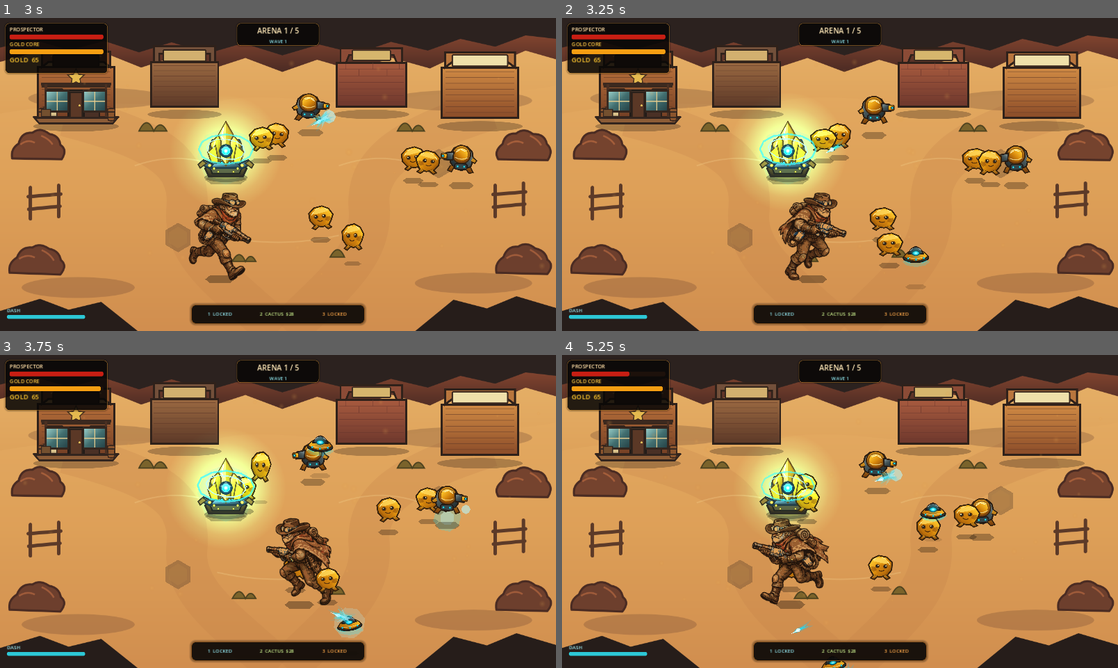
Above: before the commit, frames 1-4 (two rows, left to right).
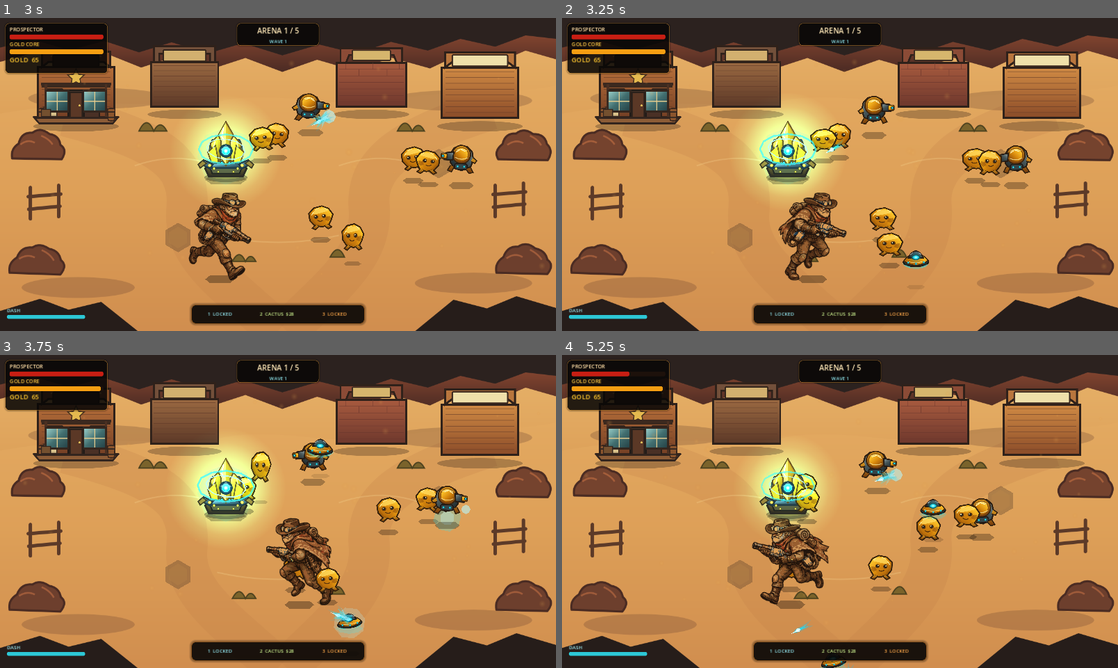
Above: after the commit, the same moments.

Repository: motomotoo1997-art/monster-quest
Game: Godot game, scene res://scenes/main/Main.tscn
Same seed, same stepped clock (60 frames per second), same inputs: the game is played once before the commit and once after it.
Inputs (mouse positions are in pixels of both pictures, inside the frame that each line leads up to):
- Up to frame 1 (3 s): click "START RUN" at 0.5 s; tap Enter at 1.25 s; move the mouse to (400, 158) at 1.27 s; hold D (move_right) 1.28-2.03 s; tap E (ability_e) at 1.35 s; move the mouse to (166, 190) at 2.02 s; hold S (move_down) 2.03-2.78 s; tap Q (ability_q) at 2.1 s; move the mouse to (333, 105) at 2.77 s; hold D (move_right) from 2.78 s (still down); tap R (ability_r) at 2.85 s
- Up to frame 2 (3.25 s): keep holding D (move_right)
- Up to frame 3 (3.75 s): move the mouse to (250, 574) at 3.52 s; release D (move_right) at 3.53 s; hold W (move_up) from 3.53 s (still down); tap 1 (build_1) at 3.6 s
- Up to frame 4 (5.25 s): move the mouse to (1006, 558) at 4.27 s; release W (move_up) at 4.28 s; hold A (move_left) from 4.28 s (still down); tap 2 (build_2) at 4.35 s; move the mouse to (673, 464) at 5.02 s; tap 3 (build_3) at 5.1 s

Frame 1 is identical in both runs. In frame 2, 0.3% of the frame differs, in the area x 61-67%, y 72-87%; in frame 3, 0.4%, in the area x 55-66%, y 25-90%; in frame 4, 0.4%.

Commit message:
art: add elite cyan aura to enemy roster

Diff:
--- a/gold-rush-roguelike/scenes/enemies/GoldCoinSentinel.tscn
+++ b/gold-rush-roguelike/scenes/enemies/GoldCoinSentinel.tscn
@@ -46,6 +46,14 @@
 position = Vector2(0,17)
 polygon = PackedVector2Array(-29,0,-19,-8,19,-8,29,0,19,8,-19,8)
 color = Color(0.04,0.025,0.015,0.29)
+[node name="EliteAura" type="Polygon2D" parent="."]
+visible = false
+z_index = -1
+position = Vector2(0,14)
+polygon = PackedVector2Array(0,-30,21,-21,30,0,21,21,0,30,-21,21,-30,0,-21,-21)
+color = Color(0.18,0.92,1,0.28)
+show_behind_parent = true
+
 [node name="AnimatedSprite2D" type="AnimatedSprite2D" parent="."]
 position = Vector2(0,-46)
 sprite_frames = SubResource("SpriteFrames_enemy")
